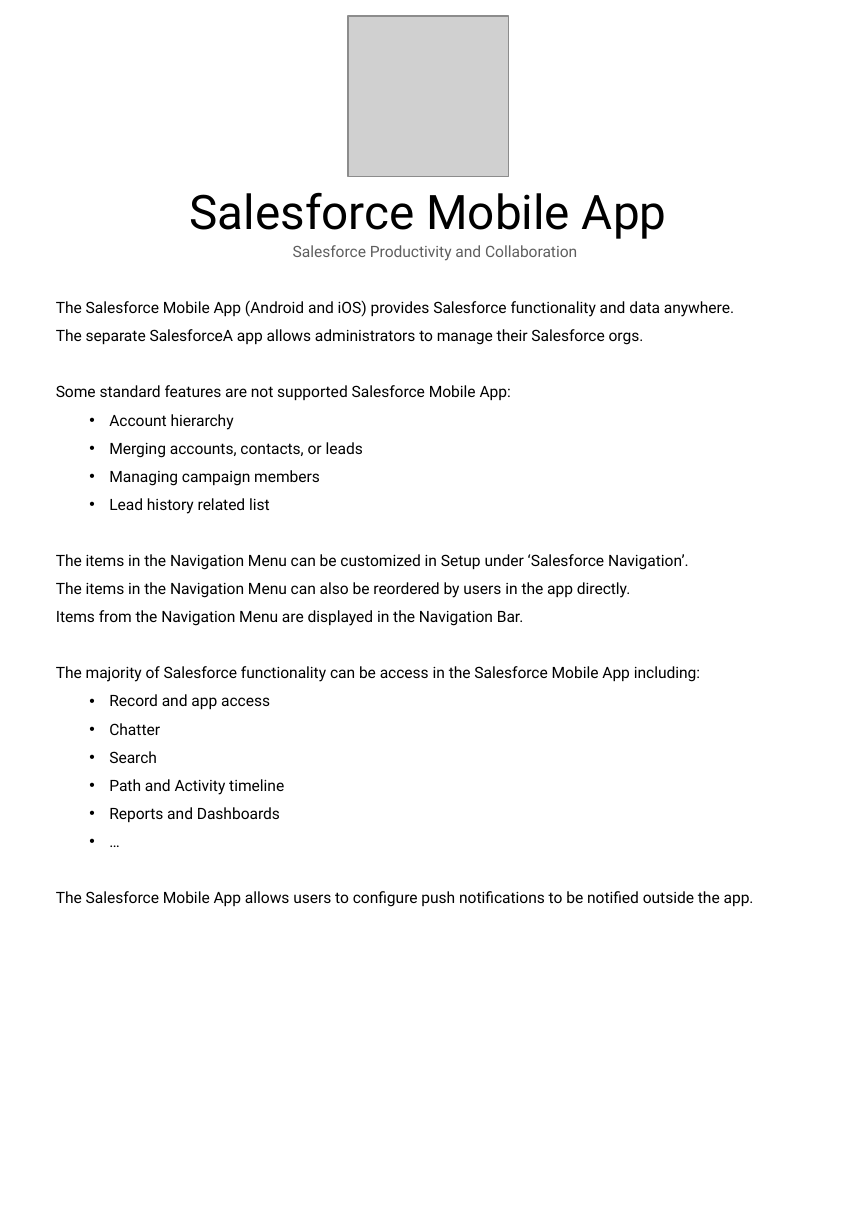
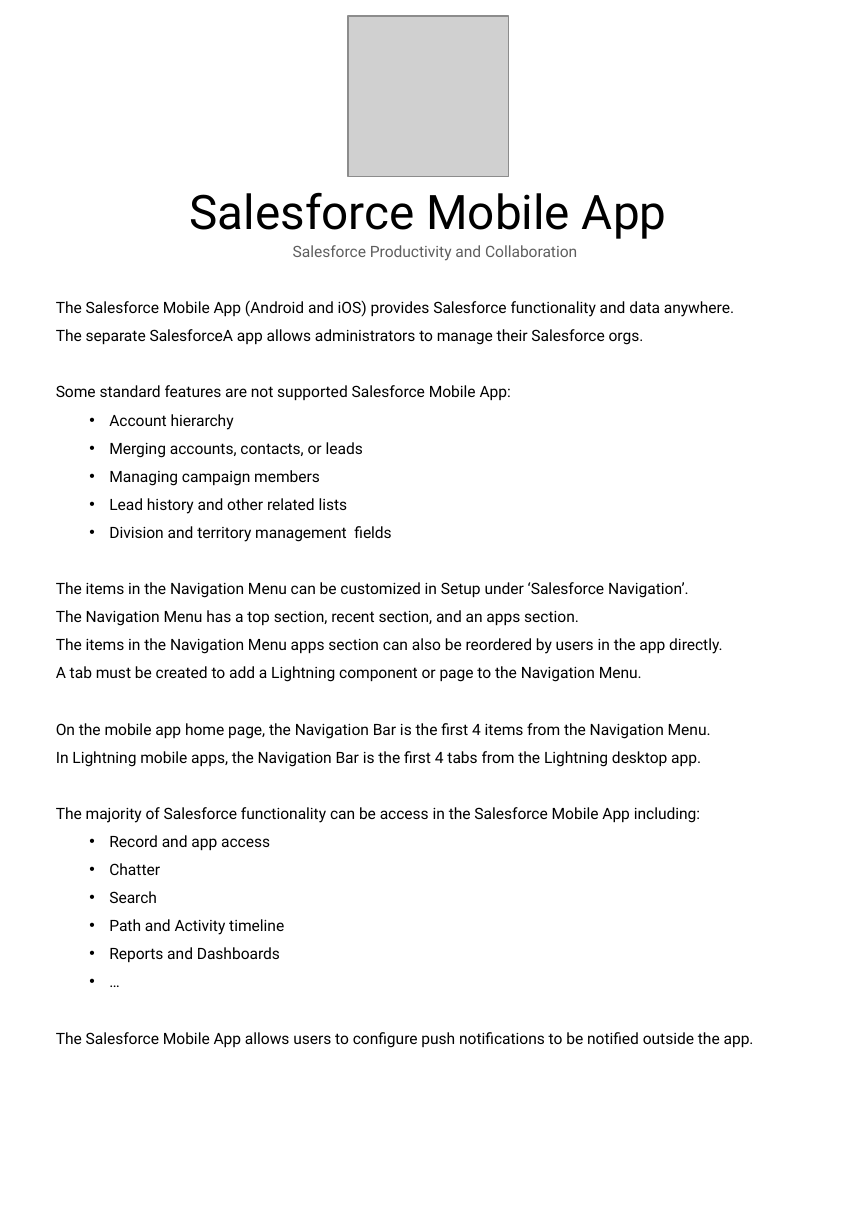
Before and after one commit to noahbaculi/salesforcegalaxy, a slide deck: slide 3 of data/admin/productivity-and-collaboration/pages.pptx. Drawn at 857x1232 pixels with LibreOffice and Linux fonts; fonts in the diff are those of the drawing; grey boxes stand for pictures. Boxes give left, top, right and bottom in pixels: in the first picture for what was removed or moved away, otherwise in the second. Text is boxed around its words. In the diff, an @@ line names an element or a change of style, - is before the commit and + after.

```diff
--- a/data/admin/productivity-and-collaboration/pages.pptx
+++ b/data/admin/productivity-and-collaboration/pages.pptx
@@ text at [109,498,391,542]: text changed @@
-  • Lead history related list
+  • Lead history and other related lists
+  • Division and territory management fields
@@ text at [56,610,722,767]: text changed @@
-The items in the Navigation Menu can also be reordered by users in the app directly.
-Items from the Navigation Menu are displayed in the Navigation Bar.
+The Navigation Menu has a top section, recent section, and an apps section.
+The items in the Navigation Menu apps section can also be reordered by users in the app directly.
+A tab must be created to add a Lightning component or page to the Navigation Menu.
+On the mobile app home page, the Navigation Bar is the first 4 items from the Navigation Menu.
+In Lightning mobile apps, the Navigation Bar is the first 4 tabs from the Lightning desktop app.
```
Also in this commit, not shown: 10 other files.
